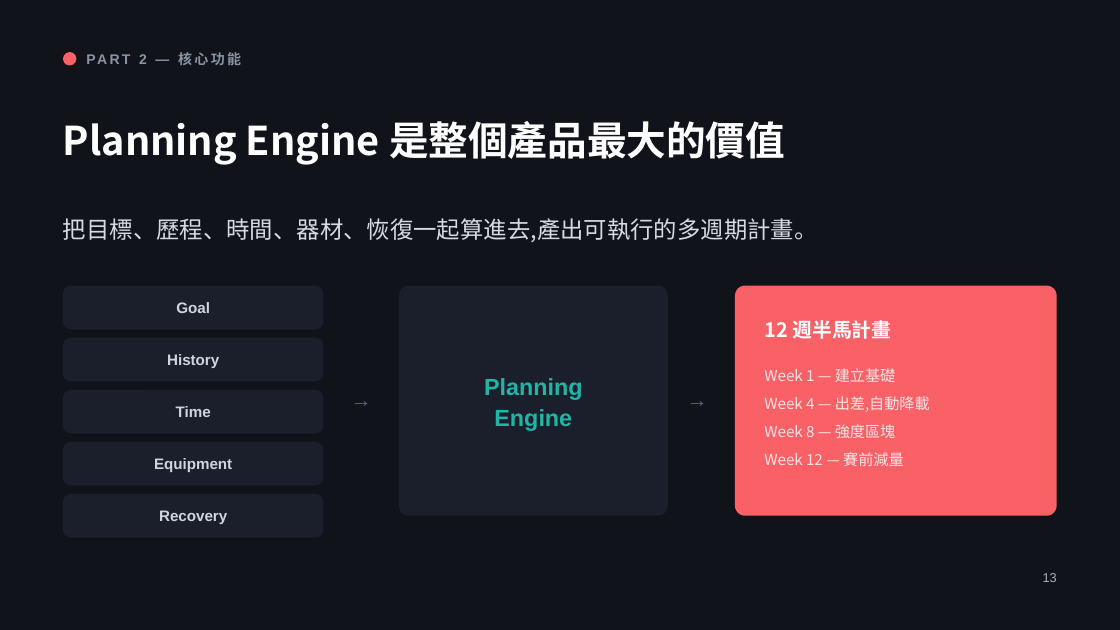
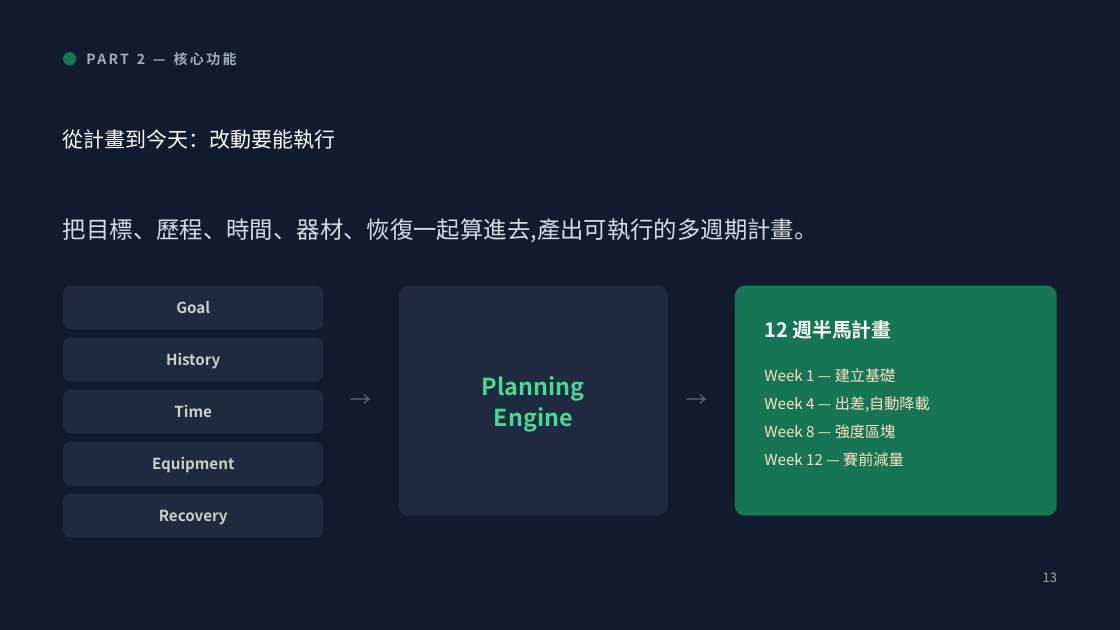
Before and after one commit to henryyeh182/evidra, a slide deck: slide 13 of docs/Fitness-MCP-Product-Vision.pptx. Drawn at 1120x630 pixels with LibreOffice and Linux fonts; fonts in the diff are those of the drawing. Boxes give left, top, right and bottom in pixels: in the first picture for what was removed or moved away, otherwise in the second. Text is boxed around its words. In the diff, an @@ line names an element or a change of style, - is before the commit and + after.

```diff
--- a/docs/Fitness-MCP-Product-Vision.pptx
+++ b/docs/Fitness-MCP-Product-Vision.pptx
@@ background #10131A to #111B30 @@
@@ ellipse at bbox=[63, 52, 76, 66]: fill #F96167 to #157554 @@
@@ text "PART 2 — 核心功能" at bbox=[137, 52, 237, 65]: font Arial to Noto Sans CJK SC, text colour #8A93A6 to #9FAEBE @@
@@ text at bbox=[63, 129, 336, 149]: text changed; size 34 to 18 pt; font Noto Sans CJK TC to Noto Sans CJK SC; text colour #FFFFFF to #FAF9F5; bold off @@
-Planning Engine 是整個產品最大的價值
+從計畫到今天：改動要能執行
@@ text "把目標、歷程、時間、器材、恢復一起算進去,產出可執行的多週期計畫。" at bbox=[63, 218, 818, 242]: font Noto Sans CJK TC to Noto Sans CJK SC @@
@@ text "Planning" at bbox=[482, 376, 585, 432]: font Arial to Noto Sans CJK SC, text colour #1FB6A6 to #49D993 @@
@@ fill #1B1F2B to #1E2A40 in 6 elements at bbox=[63, 286, 323, 329], bbox=[63, 338, 323, 381], bbox=[63, 390, 323, 434], bbox=[63, 442, 323, 486], bbox=[63, 494, 323, 538], bbox=[399, 286, 668, 516] @@
@@ rounded rectangle at bbox=[735, 286, 1057, 516]: fill #F96167 to #157554 @@
@@ text "12 週半馬計畫" at bbox=[764, 320, 891, 339]: font Noto Sans CJK TC to Noto Sans CJK SC, text colour #FFFFFF to #FAF9F5 @@
@@ text "Week 1 — 建立基礎" at bbox=[764, 368, 930, 466]: font Noto Sans CJK TC to Noto Sans CJK SC, text colour #FFE3E4 to #FFE0C4 @@
@@ text "→" at bbox=[344, 382, 378, 416]: font Arial to Noto Sans CJK SC @@
@@ text "→" at bbox=[681, 382, 714, 416]: font Arial to Noto Sans CJK SC @@
@@ font Arial to Noto Sans CJK SC, text colour #CFD4DF to #C9D0C8 in 5 elements at bbox=[176, 301, 210, 313], bbox=[166, 353, 220, 369], bbox=[174, 405, 211, 417], bbox=[152, 457, 234, 473], bbox=[159, 509, 228, 525] @@
@@ text "13" at bbox=[1043, 572, 1057, 582]: font Arial to Noto Sans CJK SC, text colour #A8AEBC to #9DA89F @@
```
Also in this commit, not shown: 31 other slides changed, 1 other file.
